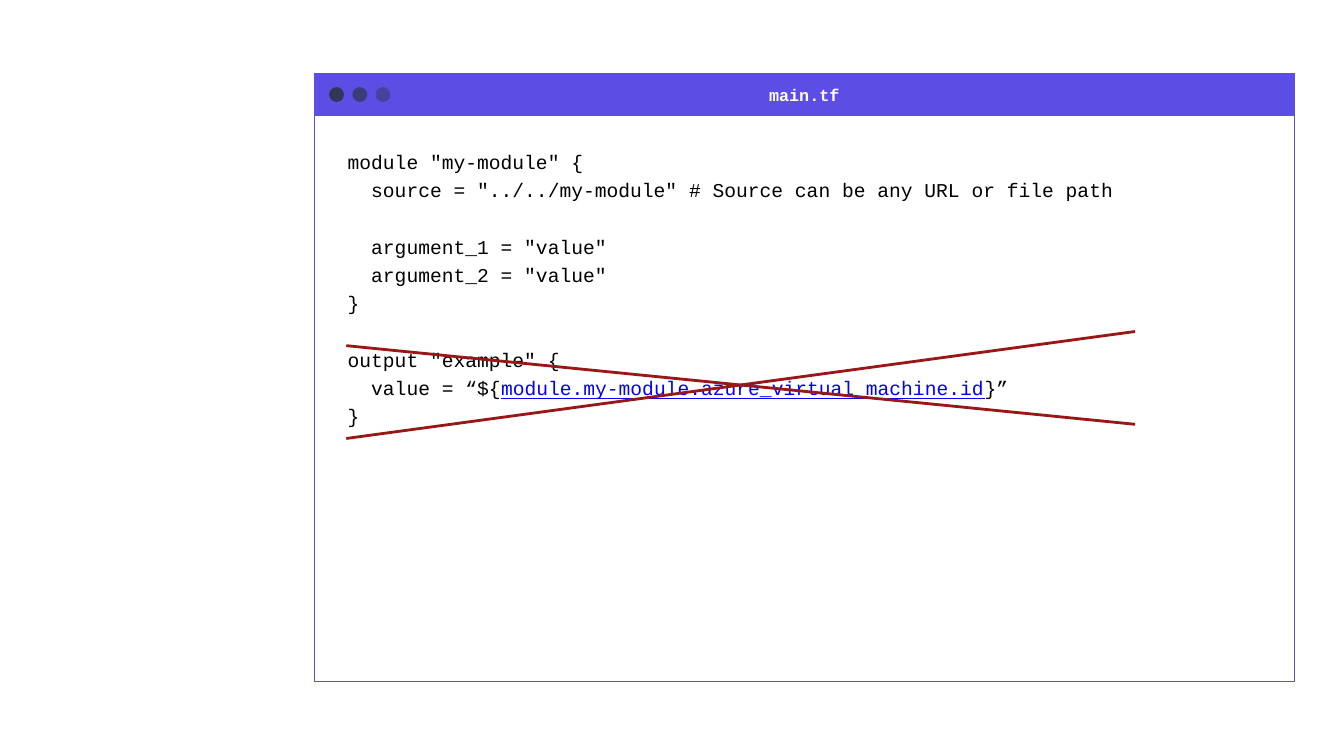
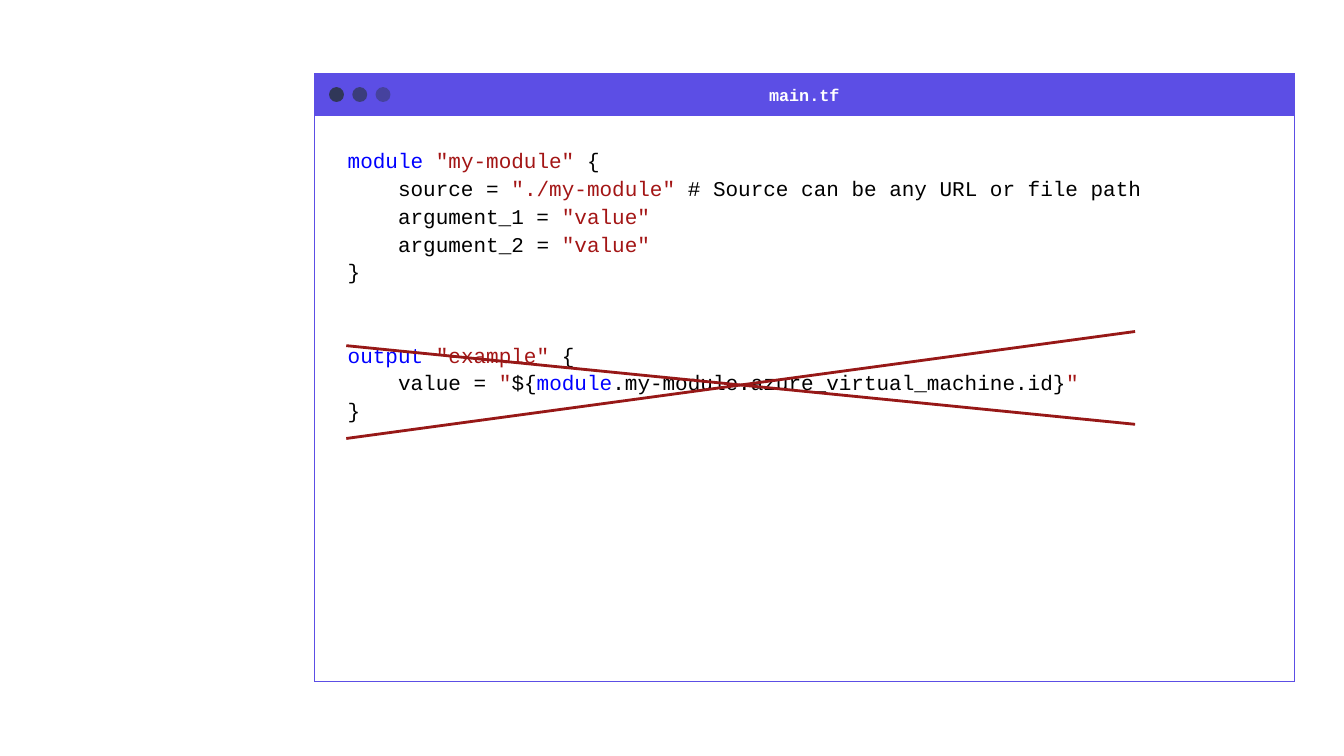
Before and after one commit to grove-mountain/azure-workshop-training, a slide deck: slide 36 of Slides/Azure and Terraform Workshop - Chapter 3.pptx (slide 34 before the commit). Drawn at 1344x756 pixels with LibreOffice and Linux fonts; fonts in the diff are those of the drawing; background and template pictures are left out. Boxes give left, top, right and bottom in pixels: in the first picture for what was removed or moved away, otherwise in the second. Text is boxed around its words. In the diff, an @@ line names an element or a change of style, - is before the commit and + after.

Commit message:
Major cleanup/test of entire slide deck.  Removed all references to AWS.  Updated all code examples with color, and Consolas font.  Added instructions on workstation setup.  The course can be taught using VSC with terraform plugins.

```diff
--- a/Slides/Azure and Terraform Workshop - Chapter 3.pptx
+++ b/Slides/Azure and Terraform Workshop - Chapter 3.pptx
@@ text at (348,153,1141,397): text changed; size 14 to 15 pt @@
-module "my-module" {
-source = "../../my-module" # Source can be any URL or file path
-argument_1 = "value"
-argument_2 = "value"
-}
-output "example" {
-value = “${module.my-module.azure_virtual_machine.id}”
-}
+module "my-module" {
+source = "./my-module" # Source can be any URL or file path
+argument_1 = "value"
+argument_2 = "value"
+}
+output "example" {
+value = "${module.my-module.azure_virtual_machine.id}"
+}
```
Also in this commit, not shown: 12 other slides changed, 7 slides added, 4 slides removed, 2 other files.
